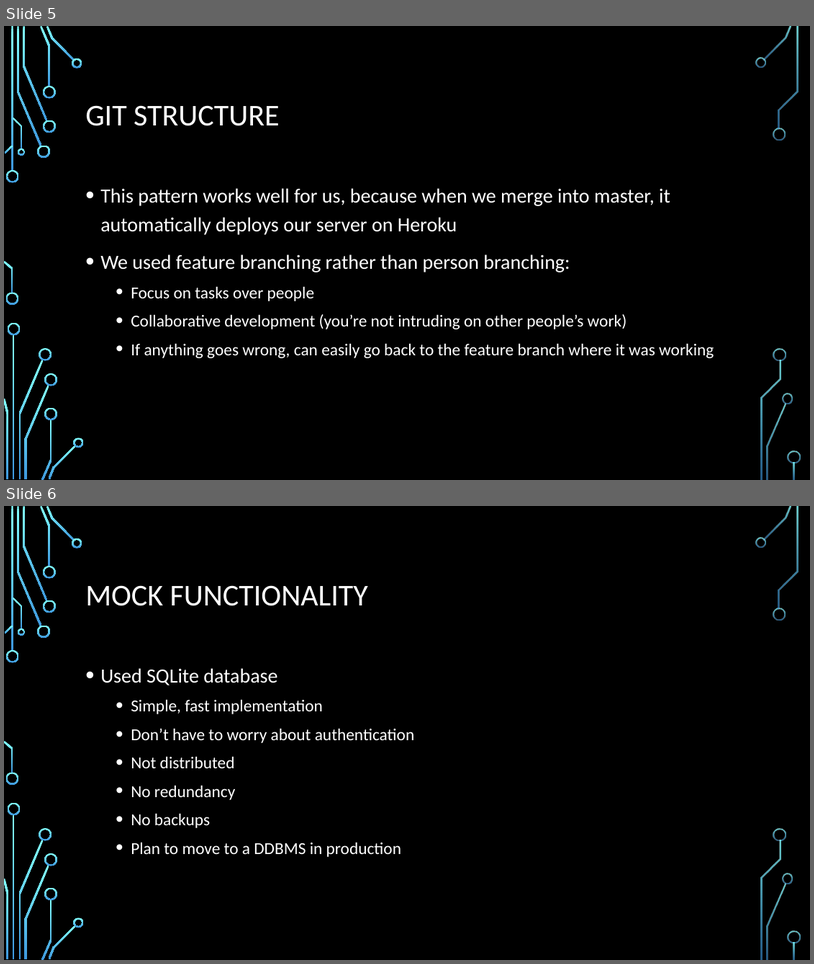
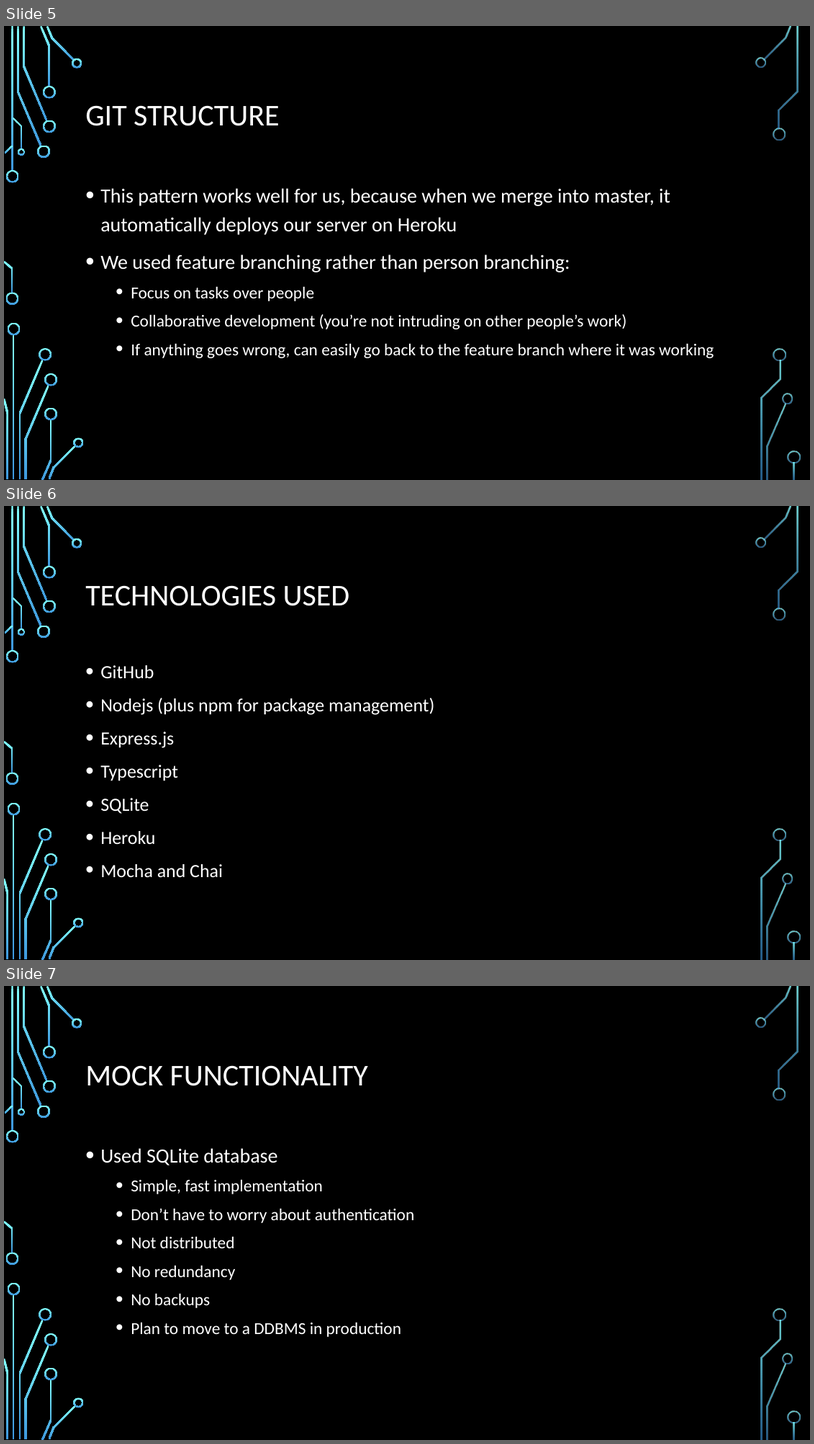
Before and after one commit to ocean-nfc/ocean-nfc-server, a slide deck: Ocean - NFC Slide Show.pptx. Shown one above the other, each under a label of ours: slides 5 and 6 before the commit, slides 5, 6 and 7 after it. The pictures are 814x964 and 814x1444 pixels, drawn with LibreOffice and Linux fonts; fonts in the diff are those of the drawing; background and template pictures are left out. Boxes give left, top, right and bottom in pixels: in the first picture for what was removed or moved away, otherwise in the second. Text is boxed around its words. In the diff, an @@ line names an element or a change of style, - is before the commit and + after.

Commit message:
technologies slide

```diff
--- a/Ocean - NFC Slide Show.pptx
+++ b/Ocean - NFC Slide Show.pptx
@@ slide 6 added at bbox=[4, 506, 810, 960], background picture (left out); not listed: 36 template elements that a slide beside it also shows @@
@@ title added at bbox=[85, 585, 350, 606], 36 pt, text #FFFFFF @@
+TECHNOLOGIES USED
@@ text added at bbox=[100, 665, 435, 878], 22.2 pt, text #FFFFFF @@
+• GitHub
+• Nodejs (plus npm for package management)
+• Express.js
+• Typescript
+• SQLite
+• Heroku
+• Mocha and Chai
@@ what was slide 6 is now slide 7 @@
```
